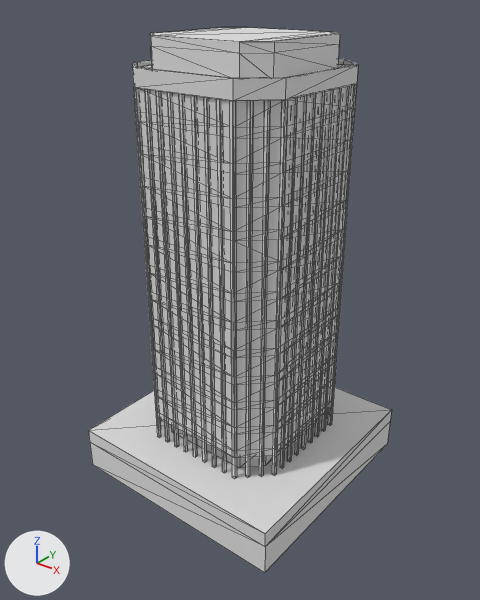
The glTF model models/ultimate-pack/low-poly-10/m/tiles-skyscraper-large.glb, before and after one commit.
Before and after are seen from a camera (50 mm lens) standing at (47.3, -59.8, 55.4) and looking at (0.5, -1.4, 19.2). Lighting does not change. The marker at lower left points along +X, +Y and +Z. The first picture is the older version. Mesh edges are drawn as thin lines. Where no turn or scale is listed for an object, it has been applied to the vertices.

Names of what the first picture shows: 'skyscraper-large'.
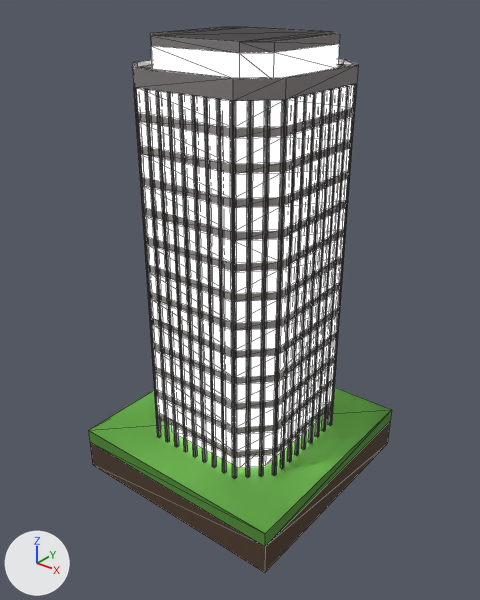
The change, as JSON lines over the scene's bpy script:
```json
{"op": "set", "path": "mat_21_grey_light.base_color", "old": "(0.8, 0.8, 0.8)", "new": "(0.386, 0.356, 0.342)", "note": "white #e7e7e7 -> grey #a7a19e"}
{"op": "set", "path": "mat_64_glass.base_color", "old": "(0.8, 0.8, 0.8)", "new": "(0.0482, 0.076, 0.0895)", "note": "white #e7e7e7 -> dark cyan #3e4e54"}
{"op": "add", "block": "mat_64_glass", "code": "mat_64_glass.emission_strength = 4.954"}
{"op": "set", "path": "mat_19_grey_medium.base_color", "old": "(0.8, 0.8, 0.8)", "new": "(0.112, 0.102, 0.102)", "note": "white #e7e7e7 -> dark grey #5e5a5a"}
{"op": "set", "path": "mat_20_grey.base_color", "old": "(0.8, 0.8, 0.8)", "new": "(0.242, 0.223, 0.223)", "note": "white #e7e7e7 -> grey #878282"}
{"op": "set", "path": "mat_18_grey_dark.base_color", "old": "(0.8, 0.8, 0.8)", "new": "(0.0497, 0.0452, 0.0452)", "note": "white #e7e7e7 -> dark grey #3f3c3c"}
{"op": "set", "path": "mat_36_green.base_color", "old": "(0.8, 0.8, 0.8)", "new": "(0.0803, 0.273, 0.0348)", "note": "white #e7e7e7 -> green #508f34"}
{"op": "set", "path": "mat_9_brown_darkest.base_color", "old": "(0.8, 0.8, 0.8)", "new": "(0.0742, 0.0437, 0.0242)", "note": "white #e7e7e7 -> brown #4d3b2b"}
```

Changed parts and their boxes (x1, y1, x2, y2) in the pictures (480 x 600 px):
```json
{"object": "skyscraper-large", "change": "recoloured, surface changed", "before": [89, 27, 391, 573], "after": [89, 27, 391, 573]}
```
